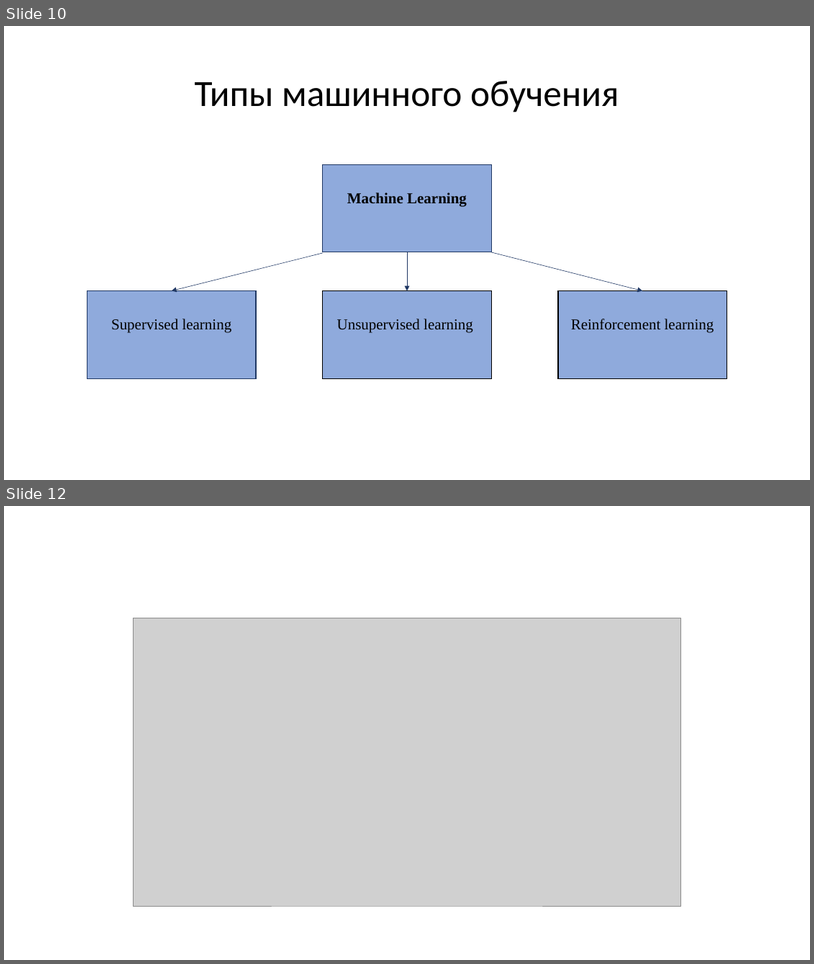
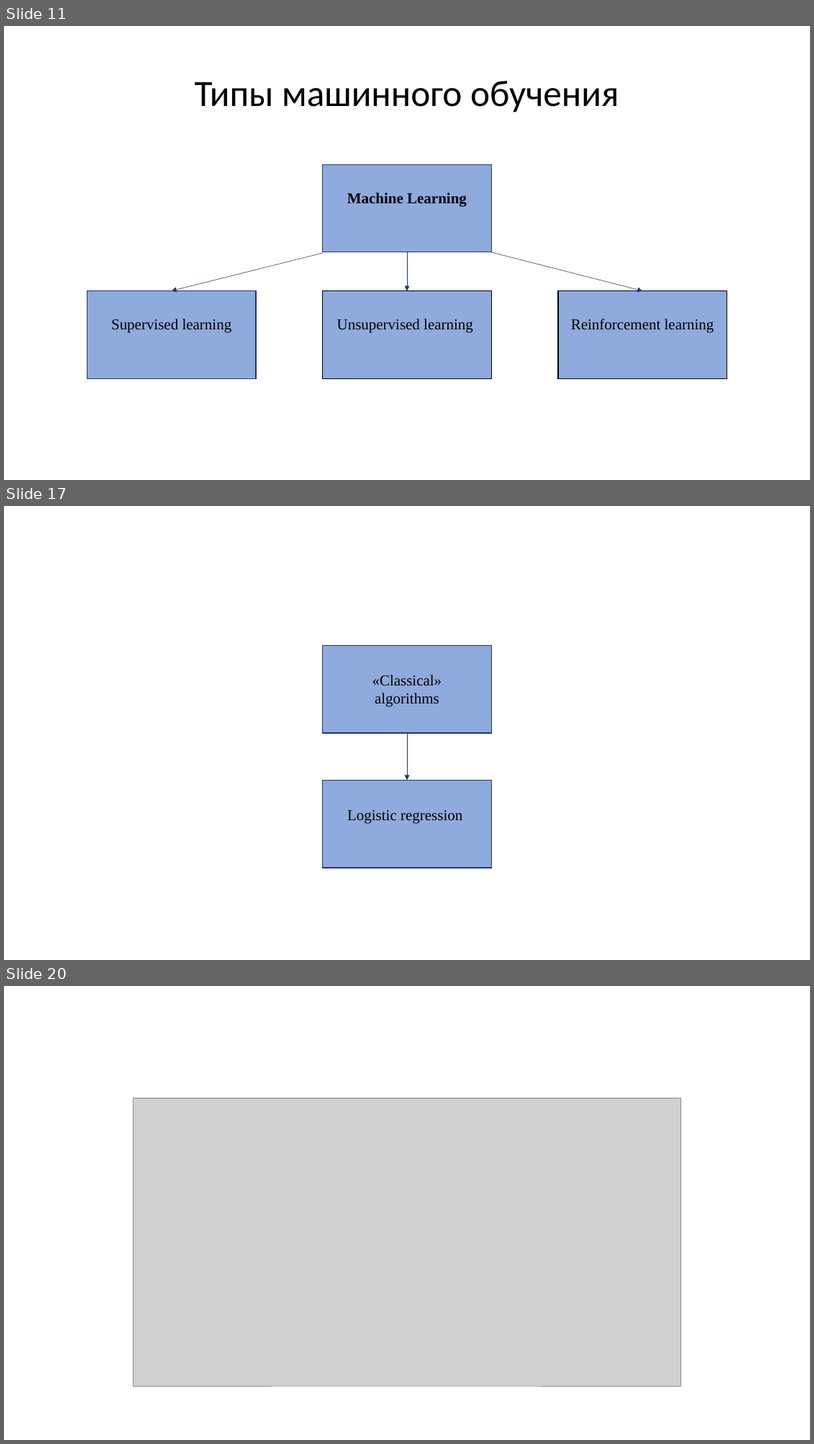
Before and after one commit to nikitapolozok/math_and_computer_science_materials, a slide deck: summary.pptx. Shown one above the other, each under a label of ours: slides 10 and 12 before the commit, slides 11, 17 and 20 after it; the slides between them are not shown. The pictures are 814x964 and 814x1444 pixels, drawn with LibreOffice and Linux fonts; fonts in the diff are those of the drawing; grey boxes stand for pictures. Boxes give left, top, right and bottom in pixels: in the first picture for what was removed or moved away, otherwise in the second. Text is boxed around its words. In the diff, an @@ line names an element or a change of style, - is before the commit and + after.

```diff
--- a/summary.pptx
+++ b/summary.pptx
@@ slide 17 added at [4, 506, 810, 960], background #FFFFFF @@
@@ rectangle added at [323, 645, 491, 733], fill #8FAADC, outline #203864 1 pt @@
@@ text added at [373, 674, 442, 707], 18 pt, text #000000 @@
+«Classical»
+algorithms
@@ arrow added from (407, 733) to (407, 780), #203864 0.5 pt @@
@@ rectangle added at [323, 780, 491, 867], fill #8FAADC, outline #203864 1 pt @@
@@ text added at [347, 810, 463, 824], 18 pt, text #000000 @@
+Logistic regression
@@ what was slide 10 is now slide 11 @@
@@ what was slide 12 is now slide 20 @@
```
Also in this commit, not shown: 2 slides changed, 9 other slides added, 5 slides removed.
